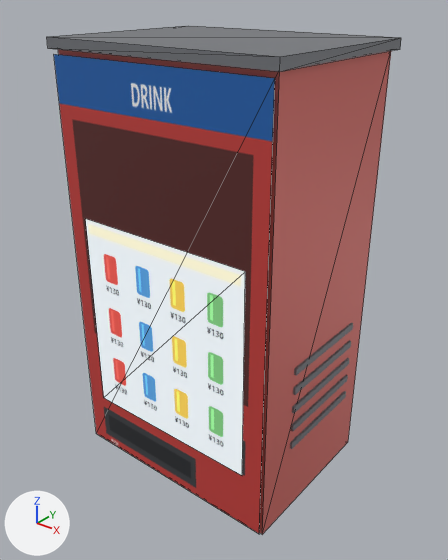
One commit to the glTF model apps/desktop/e2e/fixtures/world-base/assets/props-v3-2026-11-21/prop-vending-drinks.glb: the scene before it, then after it.
Before and after are seen from a 50 mm lens placed at (1.53, -1.54, 2.06), pointed at (0.02, 0.36, 0.89). The axes (+X, +Y, +Z) are drawn at lower left. The lights are the same throughout. The older version comes first. Mesh edges are drawn as thin lines on the coarser meshes. Vertices at exactly the same position are counted once.

Before the edit, the objects in view are built like this:
```python
me_vend_cap = bpy.data.meshes.new('vend-cap')
me_vend_cap.from_pydata(...)  # a box spanning x -0.52..0.52, y -0.02..0.77, z 1.83..1.87
me_vend_cap.materials.append(mat_vend_cap)  # grey #818489
me_vend_grille = bpy.data.meshes.new('vend-grille')
me_vend_grille.from_pydata(...)  # a box spanning x 0.5..0.51, y 0.188..0.637, z 0.335..0.365; a box spanning x 0.5..0.51, y 0.188..0.637, z 0.425..0.455; a box spanning x 0.5..0.51, y 0.188..0.637, z 0.515..0.545; a box spanning x 0.5..0.51, y 0.188..0.637, z 0.605..0.635; a box spanning x 0.5..0.51, y 0.188..0.637, z 0.695..0.725
me_vend_grille.materials.append(mat_vend_grille)  # grey #7c7e84
me_vend_window = bpy.data.meshes.new('vend-window')
me_vend_window.from_pydata(...)  # 4 vertices, 2 faces; spans x -0.41..0.41, y -0.016, z 0.284..1.18
me_vend_window.materials.append(mat_vend_window)
ob_vend_cap = bpy.data.objects.new('vend-cap', me_vend_cap)
ob_vend_cap.location = (0.0, 0.0, 0.0)
ob_vend_grille = bpy.data.objects.new('vend-grille', me_vend_grille)
ob_vend_grille.location = (0.0, 0.0, 0.0)
ob_vend_window = bpy.data.objects.new('vend-window', me_vend_window)
ob_vend_window.location = (0.0, 0.0, 0.0)
# also in view: 'vend-face' at (0.0, -0.01, 0.91); 'vend-body' at (0.0, 0.38, 0.92)
```
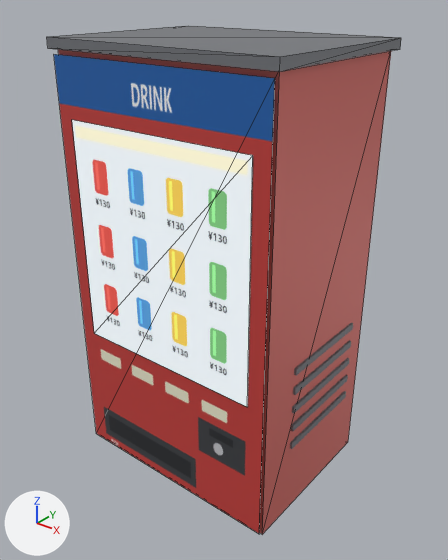
Diff of the bpy script that builds the scene:
```diff
--- a/apps/desktop/e2e/fixtures/world-base/assets/props-v3-2026-11-21/prop-vending-drinks.glb.py
+++ b/apps/desktop/e2e/fixtures/world-base/assets/props-v3-2026-11-21/prop-vending-drinks.glb.py
@@ me_vend_window @@
 # used by ob_vend_window; location = (0.0, 0.0, 0.0)
-me_vend_window.from_pydata(...)  # 4 vertices, 2 faces; spans x -0.41..0.41, y -0.016, z 0.284..1.18
-me_vend_window.vertices[0].co = (-0.41, -0.016, 0.284)  # pixel (103, 397)
-me_vend_window.vertices[1].co = (0.41, -0.016, 0.284)  # pixel (242, 475)
-me_vend_window.vertices[2].co = (0.41, -0.016, 1.18)  # pixel (245, 271)
-me_vend_window.vertices[3].co = (-0.41, -0.016, 1.18)  # pixel (85, 218)
+me_vend_window.from_pydata(...)  # 4 vertices, 2 faces; spans x -0.43..0.43, y -0.016, z 0.629..1.577
+# me_vend_window part 1
+me_vend_window.vertices[0].co = (-0.43, -0.016, 0.629)  # pixel (94, 333)
+me_vend_window.vertices[1].co = (0.43, -0.016, 0.629)  # pixel (247, 407)
+me_vend_window.vertices[2].co = (0.43, -0.016, 1.577)  # pixel (252, 155)
+me_vend_window.vertices[3].co = (-0.43, -0.016, 1.577)  # pixel (71, 119)
 me_vend_window.materials.append(mat_vend_window)
```

Where the change shows, as pixel boxes (x1, y1, x2, y2) in the pictures (448 x 560 px):
'vend-window', reshaped (13% wider, 12% taller): before (85, 219, 245, 476); after (72, 120, 253, 407)
